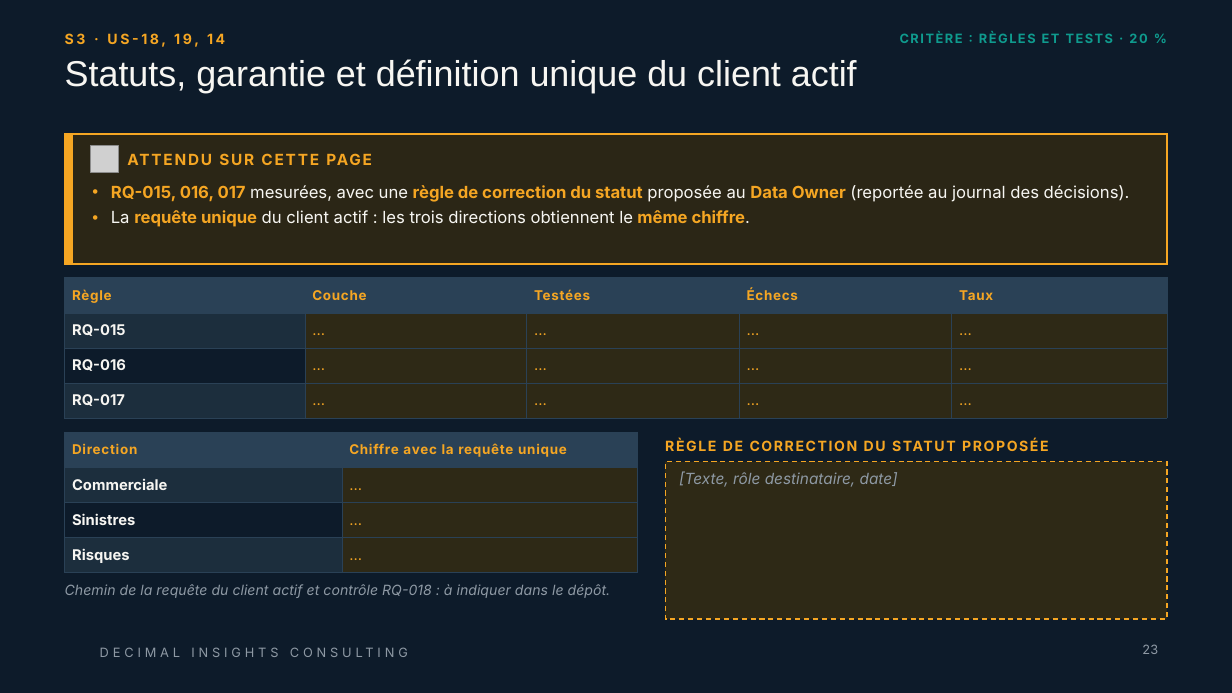
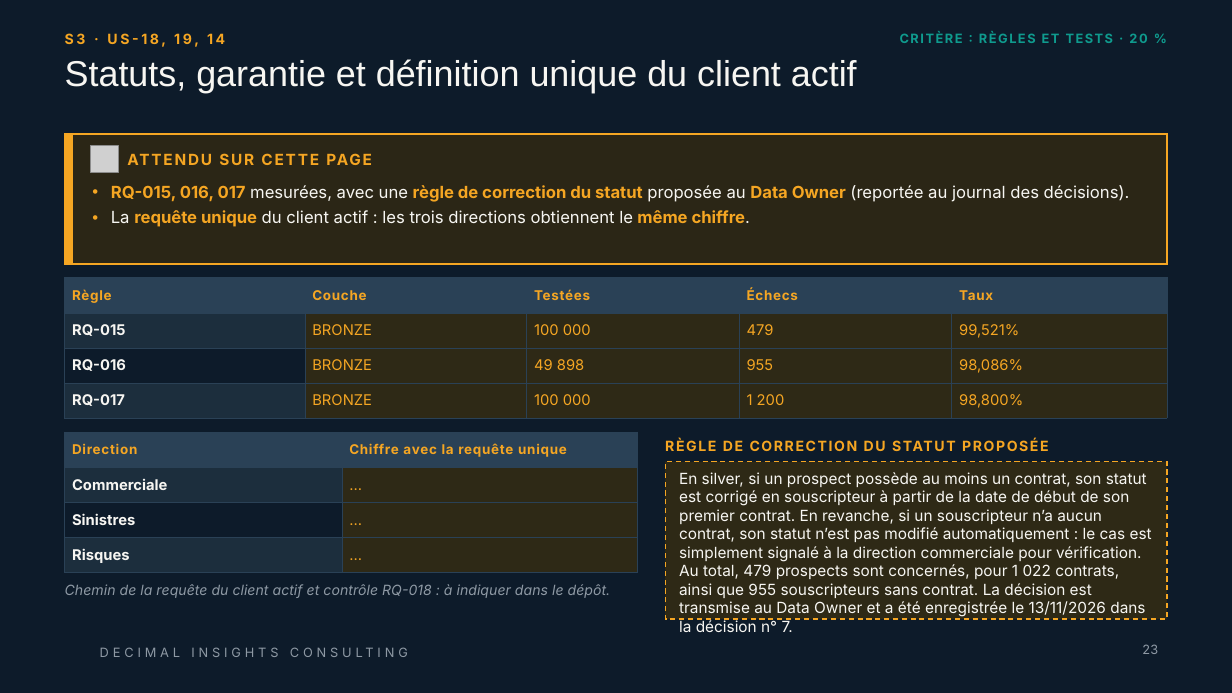
Before and after one commit to linam02/td-qualite-g04, a slide deck: slide 23 of livrables/Livrable_Groupe_TD_AssurConnect [Enregistrement automatique].pptx. Drawn at 1232x693 pixels with LibreOffice and Linux fonts; fonts in the diff are those of the drawing; grey boxes stand for pictures; background and template pictures are left out. Boxes give left, top, right and bottom in pixels: in the first picture for what was removed or moved away, otherwise in the second. Text is boxed around its words. In the diff, an @@ line names an element or a change of style, - is before the commit and + after.

Commit message:
S3: diapositive 23, statuts et sinistres hors garantie (US-18, US-19)

```diff
--- a/livrables/Livrable_Groupe_TD_AssurConnect [Enregistrement automatique].pptx
+++ b/livrables/Livrable_Groupe_TD_AssurConnect [Enregistrement automatique].pptx
@@ table at box(65, 278, 1167, 419) @@
-row 2: RQ-015 | … | … | … | …
+row 2: RQ-015 | BRONZE | 100 000 | 479 | 99,521%
-row 3: RQ-016 | … | … | … | …
+row 3: RQ-016 | BRONZE | 49 898 | 955 | 98,086%
-row 4: RQ-017 | … | … | … | …
+row 4: RQ-017 | BRONZE | 100 000 | 1 200 | 98,800%
@@ text in rectangle at box(679, 472, 1152, 632): text changed; text colour #8E99A4 to #F7F6F2; italic off @@
-[Texte, rôle destinataire, date]
+En silver, si un prospect possède au moins un contrat, son statut est corrigé en souscripteur à partir de la date de début de son premier contrat. En revanche, si un souscripteur n’a aucun contrat, son statut n’est pas modifié automatiquement : le cas est simplement signalé à la direction commerciale pour vérification. Au total, 479 prospects sont concernés, pour 1 022 contrats, ainsi que 955 souscripteurs sans contrat. La décision est transmise au Data Owner et a été enregistrée le 13/11/2026 dans la décision n° 7.
```
Also in this commit, not shown: 3 other slides changed.
